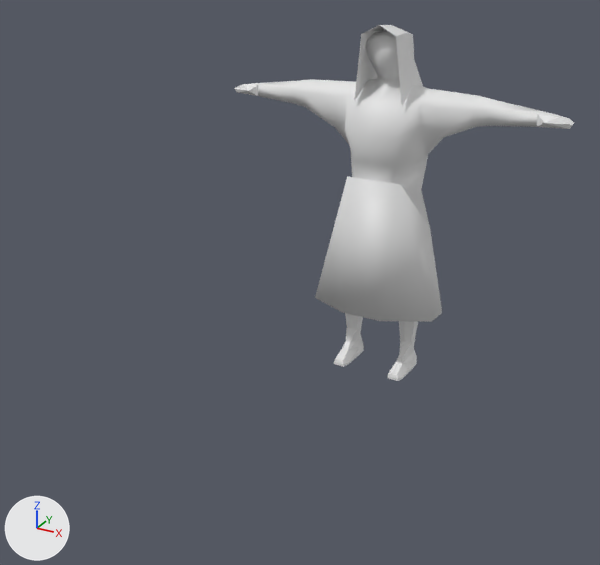
Renders of the Blender file 3DModels/BlendFiles/villger-female.blend from each side of a commit.
Camera for both pictures: a camera (50 mm lens) standing at (10.9, -25.8, 9.3) and looking at (-3.4, 0.0, -3.7). Arrows for +X, +Y and +Z are at lower left; the lights stay in place.
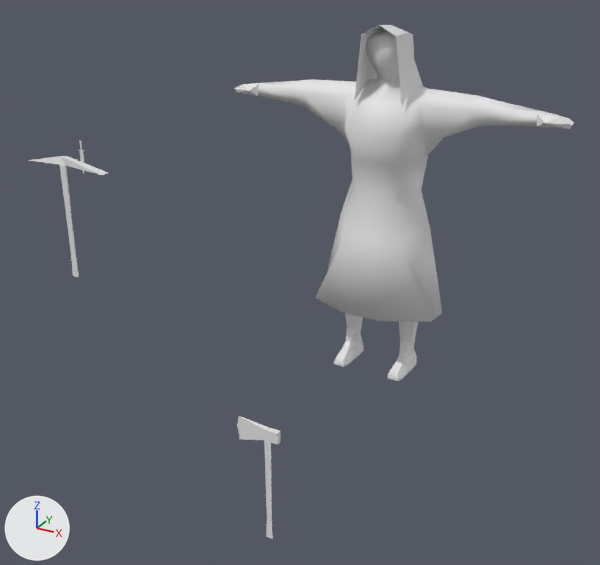
Diff of the bpy script that builds the scene:
```diff
--- a/3DModels/BlendFiles/villger-female.blend.py
+++ b/3DModels/BlendFiles/villger-female.blend.py
@@ me_cube @@
 me_cube.from_pydata(...)  # 255 vertices, 308 faces; spans x -9.9..9.9, y -2.6..3.3, z -15.9..4.3
 # used by ob_cube; location = (0.03, 0.0, 3.59); scale = (0.612, 0.612, 0.612)
-me_cube.vertices[165].co = (1.6, -1.6, -3.9)  # pixel (400, 184)
-me_cube.vertices[166].co = (-1.6, -1.6, -3.9)  # pixel (347, 176)
+# me_cube part 1
+me_cube.vertices[165].co = (1.6, -1.6, -7.4)  # pixel (397, 243)
+me_cube.vertices[166].co = (-1.6, -1.6, -7.4)  # pixel (345, 234)
@@ me_plane @@
+me_plane.from_pydata(...)  # 25 vertices, 26 faces; spans x -0.212..0.208, y -0.01..0.01, z -0.961..0.503
@@ me_plane_001 @@
+me_plane_001.from_pydata(...)  # 17 vertices, 18 faces; spans x -3.28..1.73, y -1.93..2.1, z -0.21..0.16
@@ me_plane_006 @@
+me_plane_006.from_pydata(...)  # 19 vertices, 19 faces, 2 loose edges; spans x -1.83..3.57, y -0.47..1.43, z 2.23..2.46
@@ ob_plane @@
+ob_plane = bpy.data.objects.new('Plane', me_plane)
+ob_plane.location = (-13.93, 0.01, 0.14)
@@ ob_plane_001 @@
+ob_plane_001 = bpy.data.objects.new('Plane.001', me_plane_001)
+ob_plane_001.location = (-12.16, -2.73, -0.91)
+ob_plane_001.rotation_euler = (1.571, -1.571, 0.0)  # degrees (90, -90, 0)
@@ ob_plane_003 @@
+ob_plane_003 = bpy.data.objects.new('Plane.003', me_plane_006)
+ob_plane_003.location = (-3.24, -0.37, -12.09)
+ob_plane_003.rotation_euler = (1.571, -1.571, 0.0)  # degrees (90, -90, 0)
```

Boxes [x1, y1, x2, y2] around the edits, measured in the pictures (600 x 565 px; the box of a moved part takes in the faces that stretch with it):
'Plane.003', added
    after: [237, 416, 281, 539]
'Plane.001', added
    after: [28, 156, 108, 277]
'Plane', added
    after: [79, 141, 84, 174]
part 1 of me_cube, moved or reshaped
    before: [315, 176, 442, 322]
    after: [315, 180, 442, 322]
